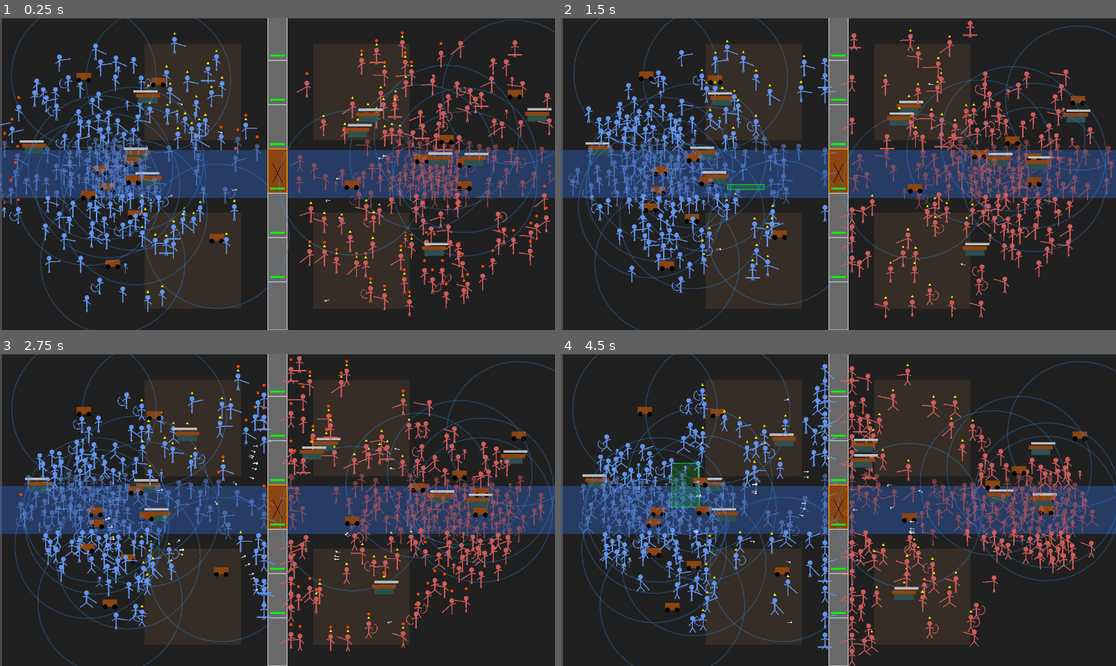
Above: before the commit, frames 1-4 (two rows, left to right).
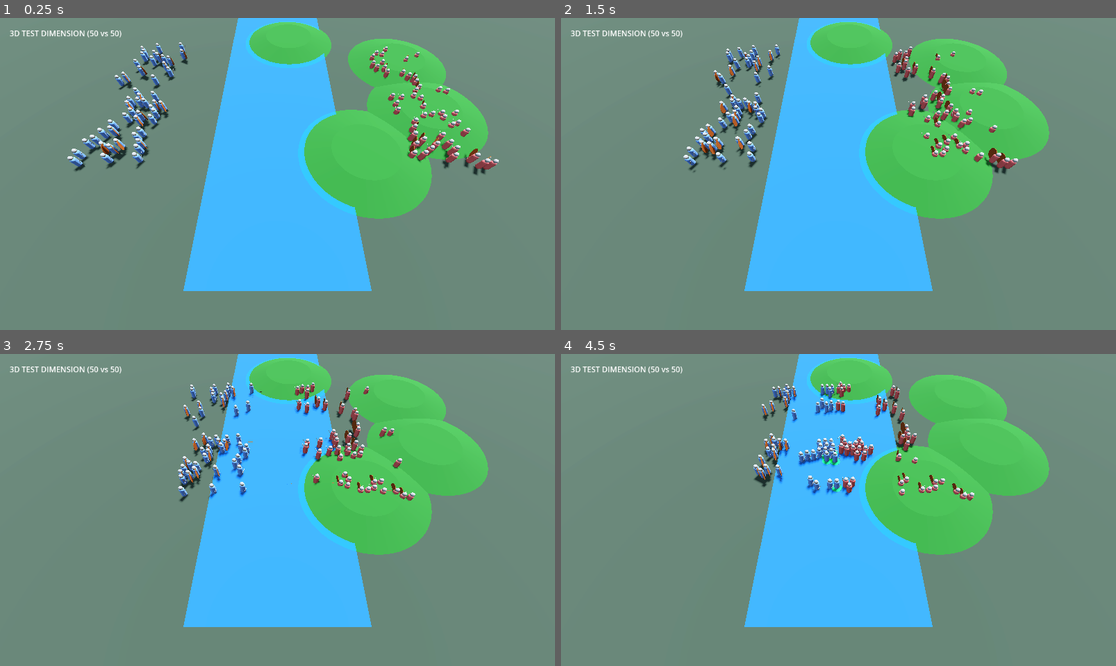
Above: after the commit, the same moments.

Repository: iss0wind-art/1st_game
Game: Godot game, scene res://scenes/Main3D.tscn
The game is run twice, just before and just after one commit, with the same random seed, the same clock (stepped at 60 frames per second) and the same inputs. Before the commit the project starts from res://scenes/Main.tscn.
Inputs (mouse positions are in pixels of both pictures, inside the frame that each line leads up to):
- Up to frame 1 (0.25 s): no input
- Up to frame 2 (1.5 s): tap Enter at 0.5 s; move the mouse to (960, 158) at 0.52 s; hold Ctrl 0.53-1.25 s; click (960, 158) at 0.67 s; drag from (727, 189) to (838, 174) at 1.27 s
- Up to frame 3 (2.75 s): move the mouse to (333, 441) at 2.02 s; hold Ctrl from 2.03 s (still down); click (333, 441) at 2.17 s
- Up to frame 4 (4.5 s): release Ctrl at 2.75 s; drag from (810, 572) to (921, 425) at 2.77 s; move the mouse to (1005, 556) at 3.52 s; hold A 3.53-4.25 s; hold Ctrl 3.53-4.25 s; click (1005, 556) at 3.67 s; drag from (672, 463) to (755, 594) at 4.27 s

The runs differ from the first frame. In frame 1, 100% of the frame differs, in the area x 0-100%, y 0-100%; in frame 2, 100%; in frame 3, 100%; in frame 4, 100%.

Commit message:
Phase 14-18: 3D 대공사 완료 (3D 전환, 랜덤 지형, 무기 애니메이션, 헤드샷 및 고급 RTS 컨트롤 구현)

Diff:
--- a/새-게임-프로젝트/project.godot
+++ b/새-게임-프로젝트/project.godot
@@ -12,7 +12,7 @@
 
 config/name="새 게임 프로젝트"
 config/features=PackedStringArray("4.6", "Forward Plus")
-run/main_scene="res://scenes/Main.tscn"
+run/main_scene="res://scenes/Main3D.tscn"
 config/icon="res://icon.svg"
 
 [dotnet]
--- /dev/null
+++ b/새-게임-프로젝트/scenes/Arrow3D.tscn
@@ -0,0 +1,18 @@
+[gd_scene load_steps=4 format=3]
+
+[ext_resource type="Script" path="res://scripts/Arrow3D.gd" id="1"]
+
+[sub_resource type="BoxMesh" id="2"]
+size = Vector3(0.05, 0.05, 0.8)
+
+[sub_resource type="StandardMaterial3D" id="3"]
+albedo_color = Color(0.4, 0.25, 0.1, 1)
+
+[node name="Arrow3D" type="CharacterBody3D"]
+collision_layer = 4
+collision_mask = 3
+script = ExtResource("1")
+
+[node name="MeshInstance3D" type="MeshInstance3D" parent="."]
+mesh = SubResource("2")
+surface_material_override/0 = SubResource("3")
--- /dev/null
+++ b/새-게임-프로젝트/scenes/Hill3D.tscn
@@ -0,0 +1,30 @@
+[gd_scene load_steps=5 format=3]
+
+[ext_resource type="Script" path="res://scripts/Hill3D.gd" id="1"]
+
+[sub_resource type="CylinderShape3D" id="2"]
+radius = 8.0
+height = 2.0
+
+[sub_resource type="CylinderMesh" id="3"]
+top_radius = 5.0
+bottom_radius = 10.0
+height = 1.5
+
+[sub_resource type="StandardMaterial3D" id="4"]
+albedo_color = Color(0.133333, 0.4, 0.133333, 1)
+
+[node name="Hill3D" type="Area3D"]
+script = ExtResource("1")
+
+[node name="CollisionShape3D" type="CollisionShape3D" parent="."]
+transform = Transform3D(1, 0, 0, 0, 1, 0, 0, 0, 1, 0, 0.5, 0)
+shape = SubResource("2")
+
+[node name="MeshInstance3D" type="MeshInstance3D" parent="."]
+transform = Transform3D(1, 0, 0, 0, 1, 0, 0, 0, 1, 0, 0.5, 0)
+mesh = SubResource("3")
+surface_material_override/0 = SubResource("4")
+
+[connection signal="body_entered" from="." to="." method="_on_body_entered"]
+[connection signal="body_exited" from="." to="." method="_on_body_exited"]
--- /dev/null
+++ b/새-게임-프로젝트/scenes/Main3D.tscn
@@ -0,0 +1,67 @@
+[gd_scene format=3 uid="uid://vc48gjgql0sw"]
+
+[ext_resource type="Script" uid="uid://cab4ftkcfrgh3" path="res://scripts/Spawner3D.gd" id="1"]
+[ext_resource type="Script" uid="uid://diw7upbswc7eh" path="res://scripts/InputManager3D.gd" id="2"]
+
+[sub_resource type="ProceduralSkyMaterial" id="7"]
+sky_top_color = Color(0.384314, 0.454902, 0.54902, 1)
+
+[sub_resource type="Sky" id="8"]
+sky_material = SubResource("7")
+
+[sub_resource type="Environment" id="9"]
+background_mode = 2
+sky = SubResource("8")
+tonemap_mode = 2
+glow_enabled = true
+
+[sub_resource type="PlaneMesh" id="10"]
+size = Vector2(200, 200)
+
+[sub_resource type="StandardMaterial3D" id="11"]
+albedo_color = Color(0.2, 0.25, 0.2, 1)
+
+[sub_resource type="WorldBoundaryShape3D" id="12"]
+
+[node name="Main3D" type="Node3D" unique_id=1191269084]
+
+[node name="WorldEnvironment" type="WorldEnvironment" parent="." unique_id=627910345]
+environment = SubResource("9")
+
+[node name="DirectionalLight3D" type="DirectionalLight3D" parent="." unique_id=1340617883]
+transform = Transform3D(-0.866025, -0.433013, 0.25, 0, 0.5, 0.866025, -0.5, 0.75, -0.433013, 0, 10, 0)
+shadow_enabled = true
+
+[node name="Ground" type="StaticBody3D" parent="." unique_id=1948726815]
+
+[node name="MeshInstance3D" type="MeshInstance3D" parent="Ground" unique_id=1309485235]
+transform = Transform3D(1, 0, 0, 0, 1, 0, 0, 0, 1, -0.01190567, -0.17438507, 0.14792633)
+mesh = SubResource("10")
+surface_material_override/0 = SubResource("11")
+
+[node name="CollisionShape3D" type="CollisionShape3D" parent="Ground" unique_id=856704744]
+shape = SubResource("12")
+
+[node name="Spawner" type="Node3D" parent="." unique_id=296685716]
+script = ExtResource("1")
+
+[node name="InputManager" type="Node3D" parent="." unique_id=1460603911]
+script = ExtResource("2")
+
+[node name="Camera3D" type="Camera3D" parent="." unique_id=2031859423]
+transform = Transform3D(1, 0, 0, 0, 0.5, 0.866025, 0, -0.866025, 0.5, 0, 25, 30)
+far = 500.0
+
+[node name="CanvasLayer" type="CanvasLayer" parent="." unique_id=1060210664]
+
+[node name="SelectionRect" type="Control" parent="CanvasLayer" unique_id=521996701]
+layout_mode = 3
+anchors_preset = 0
+mouse_filter = 2
+
+[node name="Label" type="Label" parent="CanvasLayer" unique_id=350895196]
+offset_left = 20.0
+offset_top = 20.0
+offset_right = 300.0
+offset_bottom = 46.0
+text = "3D TEST DIMENSION (50 vs 50)"
--- /dev/null
+++ b/새-게임-프로젝트/scenes/River3D.tscn
@@ -0,0 +1,26 @@
+[gd_scene load_steps=5 format=3]
+
+[ext_resource type="Script" path="res://scripts/River3D.gd" id="1"]
+
+[sub_resource type="BoxShape3D" id="2"]
+size = Vector3(20, 0.5, 60)
+
+[sub_resource type="BoxMesh" id="3"]
+size = Vector3(20, 0.2, 60)
+
+[sub_resource type="StandardMaterial3D" id="4"]
+albedo_color = Color(0, 0.447059, 1, 0.6)
+transparency = 1
+
+[node name="River3D" type="Area3D"]
+script = ExtResource("1")
+
+[node name="CollisionShape3D" type="CollisionShape3D" parent="."]
+shape = SubResource("2")
+
+[node name="MeshInstance3D" type="MeshInstance3D" parent="."]
+mesh = SubResource("3")
+surface_material_override/0 = SubResource("4")
+
+[connection signal="body_entered" from="." to="." method="_on_body_entered"]
+[connection signal="body_exited" from="." to="." method="_on_body_exited"]
--- /dev/null
+++ b/새-게임-프로젝트/scenes/Unit3D.tscn
@@ -0,0 +1,65 @@
+[gd_scene load_steps=9 format=3]
+
+[ext_resource type="Script" path="res://scripts/Unit3D.gd" id="1"]
+[ext_resource type="PackedScene" path="res://scenes/Arrow3D.tscn" id="2"]
+
+[sub_resource type="CapsuleShape3D" id="3"]
+radius = 0.5
+height = 2.0
+
+[sub_resource type="CapsuleMesh" id="4"]
+radius = 0.4
+height = 1.8
+
+[sub_resource type="CylinderMesh" id="5"]
+top_radius = 0.8
+bottom_radius = 0.8
+height = 0.05
+
+[sub_resource type="StandardMaterial3D" id="6"]
+albedo_color = Color(0, 1, 0, 0.5)
+transparency = 1
+
+[sub_resource type="SphereMesh" id="7"]
+radius = 0.3
+height = 0.6
+
+[sub_resource type="BoxMesh" id="8"]
+size = Vector3(0.1, 0.8, 0.05)
+
+[node name="Unit3D" type="CharacterBody3D" groups=["units"]]
+script = ExtResource("1")
+arrow_scene = ExtResource("2")
+
+[node name="CollisionShape3D" type="CollisionShape3D" parent="."]
+transform = Transform3D(1, 0, 0, 0, 1, 0, 0, 0, 1, 0, 1, 0)
+shape = SubResource("3")
+
+[node name="MeshInstance3D" type="MeshInstance3D" parent="."]
+transform = Transform3D(1, 0, 0, 0, 1, 0, 0, 0, 1, 0, 0.9, 0)
+mesh = SubResource("4")
+
+[node name="Head" type="MeshInstance3D" parent="MeshInstance3D"]
+transform = Transform3D(1, 0, 0, 0, 1, 0, 0, 0, 1, 0, 0.9, 0)
+mesh = SubResource("7")
+
+[node name="SelectionCircle" type="MeshInstance3D" parent="."]
+transform = Transform3D(1, 0, 0, 0, 1, 0, 0, 0, 1, 0, 0.05, 0)
+mesh = SubResource("5")
+surface_material_override/0 = SubResource("6")
+
+[node name="Sword" type="MeshInstance3D" parent="."]
+transform = Transform3D(1, 0, 0, 0, 0.866025, -0.5, 0, 0.5, 0.866025, 0.6, 1.2, -0.4)
+mesh = SubResource("8")
+surface_material_override/0 = SubResource("6")
+
+[node name="Bow" type="Node3D" parent="."]
+transform = Transform3D(1, 0, 0, 0, 1, 0, 0, 0, 1, 0.6, 1.2, -0.2)
+
+[node name="BowMesh" type="MeshInstance3D" parent="Bow"]
+transform = Transform3D(1, 0, 0, 0, -4.37114e-08, -1, 0, 1, -4.37114e-08, 0, 0, 0)
+mesh = SubResource("5")
+
+[node name="CameraArm" type="SpringArm3D" parent="."]
+transform = Transform3D(1, 0, 0, 0, 0.707107, 0.707107, 0, -0.707107, 0.707107, 0, 2, 0)
+spring_length = 10.0
--- /dev/null
+++ b/새-게임-프로젝트/scripts/Arrow3D.gd
@@ -0,0 +1,58 @@
+extends CharacterBody3D
+
+var speed = 25.0
+var damage = 10.0
+var team = 0
+var target_pos = Vector3.ZERO
+var start_pos = Vector3.ZERO
+var gravity = 9.8
+var velocity_vec = Vector3.ZERO
+
+func setup(start, target, t, dmg, _shooter_pos):
+	var distance = start.distance_to(target)
+	# [Phase 17: 3D 명중률 & 퍼짐] 거리에 비례하여 타겟 위치 무작위 오프셋
+	var spread = distance * distance * 0.005 # 3D 스케일에 맞게 조정
+	var random_offset = Vector3(
+		randf_range(-spread, spread),
+		randf_range(-spread, spread),
+		randf_range(-spread, spread)
+	)
+
+	global_position = start
+	target_pos = target + random_offset
+	team = t
+	damage = dmg
+	start_pos = start
+
+	# 탄도학 계산 (물물리적 포물선)
+	var diff = target_pos - start_pos
+	var horizontal_diff = Vector2(diff.x, diff.z)
+	var dist = horizontal_diff.length()
+	var time = dist / speed
+
+	var vx = horizontal_diff.x / time
+	var vz = horizontal_diff.y / time
+	var vy = (diff.y / time) + (0.5 * gravity * time)
+
+	velocity_vec = Vector3(vx, vy, vz)
+
+	# 화살 방향 회전
+	if velocity_vec.length() > 0.1:
+		look_at(global_position + velocity_vec)
+
+func _physics_process(delta):
+	velocity_vec.y -= gravity * delta
+	var collision = move_and_collide(velocity_vec * delta)
+
+	if velocity_vec.length() > 0.1:
+		look_at(global_position + velocity_vec)
+
+	if collision:
+		var collider = collision.get_collider()
+		if collider.has_method("take_damage") and collider.get("team") != team:
+			collider.take_damage(damage, collision.get_position())
+		queue_free()
+
+	# 낙하 처리 (바닥 아래로 내려가면 제거)
+	if global_position.y < -5:
+		queue_free()
--- /dev/null
+++ b/새-게임-프로젝트/scripts/Hill3D.gd
@@ -0,0 +1,10 @@
+extends Area3D
+
+func _on_body_entered(body):
+	if body.has_method("set_elevation"):
+		body.set_elevation(1)
+		print("Unit entered 3D Hill: ", body.name)
+
+func _on_body_exited(body):
+	if body.has_method("set_elevation"):
+		body.set_elevation(0)
--- /dev/null
+++ b/새-게임-프로젝트/scripts/InputManager3D.gd
@@ -0,0 +1,132 @@
+extends Node3D
+
+@onready var camera = get_viewport().get_camera_3d()
+
+var dragging = false
+var start_pos = Vector2.ZERO
+var end_pos = Vector2.ZERO
+var selected_units = []
+
+var last_click_time = 0.0
+var double_click_threshold = 0.3
+var is_attack_mode = false
+
+func _input(event):
+	if event is InputEventKey:
+		if event.keycode == KEY_A and event.pressed:
+			is_attack_mode = true
+			print("Attack Mode Activated - Select Target")
+
+	if event is InputEventMouseButton:
+		# [Phase 18: 마우스 휠 확대/축소]
+		if event.button_index == MOUSE_BUTTON_WHEEL_UP:
+			zoom_camera(-1.5)
+		elif event.button_index == MOUSE_BUTTON_WHEEL_DOWN:
+			zoom_camera(1.5)
+
+		if event.button_index == MOUSE_BUTTON_LEFT:
+			if event.pressed:
+				handle_left_click(event.position)
+				dragging = true
+				start_pos = event.position
+				end_pos = start_pos
+			else:
+				dragging = false
+				if start_pos.distance_to(event.position) > 10:
+					select_units_in_box()
+
+		elif event.button_index == MOUSE_BUTTON_RIGHT and event.pressed:
+			is_attack_mode = false
+			var target_data = get_raycast_result(event.position)
+			if target_data.has("position"):
+				issue_command(target_data.position, target_data.get("collider"))
+
+	if event is InputEventMouseMotion and dragging:
+		end_pos = event.position
+
+func zoom_camera(delta):
+	if not camera: camera = get_viewport().get_camera_3d()
+	if camera:
+		var new_y = clamp(camera.position.y + delta, 5.0, 60.0)
+		var ratio = new_y / camera.position.y
+		camera.position.y = new_y
+		camera.position.z *= ratio # 높이에 맞춰 거리도 비례 조절
+		print("Camera Zoom Level (Y): ", new_y)
+
+func handle_left_click(mouse_pos):
+	var now = Time.get_ticks_msec() / 1000.0
+	var is_double = (now - last_click_time) < double_click_threshold
+	last_click_time = now
+
+	var target_data = get_raycast_result(mouse_pos)
+	var collider = target_data.get("collider")
+
+	# [Phase 18: 집중 공격(A+클릭)]
+	if is_attack_mode:
+		if collider and collider.is_in_group("enemies"):
+			issue_command(target_data.position, collider)
+			is_attack_mode = false
+			return
+		is_attack_mode = false # 적을 안 눌렀으면 해제
+
+	# [Phase 18: 스마트 선택(더블클릭/Ctrl+클릭)]
+	if collider and collider.is_in_group("players"):
+		if is_double or Input.is_key_pressed(KEY_CTRL):
+			select_same_class_units(collider.get("unit_class"))
+			return
+
+		# 단일 선택
+		clear_selection()
+		collider.is_selected = true
+		selected_units.append(collider)
+
+func select_same_class_units(u_class):
+	clear_selection()
+	for unit in get_tree().get_nodes_in_group("players"):
+		if unit.get("unit_class") == u_class:
+			unit.is_selected = true
+			selected_units.append(unit)
+	print("Selected All: ", u_class)
+
+func clear_selection():
+	for unit in selected_units:
+		if is_instance_valid(unit):
+			unit.is_selected = false
+	selected_units.clear()
+
+func select_units_in_box():
+	clear_selection()
+
+	var rect = Rect2(start_pos, end_pos - start_pos).abs()
+
+	# 드래그 거리가 짧으면 클릭으로 처리 (여기서는 단순화)
+	for unit in get_tree().get_nodes_in_group("players"):
+		var screen_pos = camera.unproject_position(unit.global_position)
+		if rect.has_point(screen_pos):
+			unit.is_selected = true
+			selected_units.append(unit)
+
+func get_raycast_result(mouse_pos):
+	var from = camera.project_ray_origin(mouse_pos)
+	var to = from + camera.project_ray_normal(mouse_pos) * 1000.0
+	var space_state = get_world_3d().direct_space_state
+	var query = PhysicsRayQueryParameters3D.create(from, to)
+	return space_state.intersect_ray(query)
+
+func issue_command(pos, collider):
+	if selected_units.size() == 0: return
+
+	var target_unit = null
+	if collider and collider.is_in_group("enemies"):
+		target_unit = collider
+
+	for i in range(selected_units.size()):
+		var unit = selected_units[i]
+		if not is_instance_valid(unit): continue
+
+		if target_unit:
+			unit.give_attack_command(target_unit)
+		else:
+			# 대열 간격 (3D 스케일에 맞게 조정)
+			var offset = Vector3((i % 7) * 2.0, 0, (i / 7) * 2.0)
+			unit.give_move_command(pos + offset)
--- /dev/null
+++ b/새-게임-프로젝트/scripts/River3D.gd
@@ -0,0 +1,10 @@
+extends Area3D
+
+func _on_body_entered(body):
+	if body.get("is_in_water") != null:
+		body.is_in_water = true
+		print("Unit entered 3D River: ", body.name)
+
+func _on_body_exited(body):
+	if body.get("is_in_water") != null:
+		body.is_in_water = false
--- /dev/null
+++ b/새-게임-프로젝트/scripts/Spawner3D.gd
@@ -0,0 +1,48 @@
+extends Node3D
+
+@export var unit_scene: PackedScene = preload("res://scenes/Unit3D.tscn")
+@export var hill_scene: PackedScene = preload("res://scenes/Hill3D.tscn")
+@export var river_scene: PackedScene = preload("res://scenes/River3D.tscn")
+@export var spawn_count: int = 50
+
+func _ready():
+	spawn_terrain()
+	spawn_battle()
+
+func spawn_terrain():
+	# 강 배치 (중앙 관통)
+	if river_scene:
+		var river = river_scene.instantiate()
+		river.position = Vector3(0, 0, 0)
+		add_child(river)
+
+	# 언덕 배치 (랜덤 3~4개)
+	if hill_scene:
+		for i in range(3 + randi() % 2):
+			var hill = hill_scene.instantiate()
+			hill.position = Vector3(randf_range(-30, 30), 0, randf_range(-20, 20))
+			add_child(hill)
+
+func spawn_battle():
+	# Team 0 (Blue) - Left Side
+	for i in range(spawn_count):
+		var unit = unit_scene.instantiate()
+		unit.team = 0
+		unit.position = Vector3(-20 - randf() * 10, 0, (randf() - 0.5) * 30)
+		# 랜덤 병종 부여 (전투병 중심)
+		var roll = randf()
+		if roll < 0.6: unit.unit_class = 0 # Swordman
+		elif roll < 0.9: unit.unit_class = 2 # Archer
+		else: unit.unit_class = 8 # Supply Wagon
+		add_child(unit)
+
+	# Team 1 (Red) - Right Side
+	for i in range(spawn_count):
+		var unit = unit_scene.instantiate()
+		unit.team = 1
+		unit.position = Vector3(20 + randf() * 10, 0, (randf() - 0.5) * 30)
+		var roll = randf()
+		if roll < 0.6: unit.unit_class = 0
+		elif roll < 0.9: unit.unit_class = 2
+		else: unit.unit_class = 8
+		add_child(unit)
--- /dev/null
+++ b/새-게임-프로젝트/scripts/Unit3D.gd
@@ -0,0 +1,290 @@
+extends CharacterBody3D
+
+enum UnitClass { SWORDMAN, SPEARMAN, ARCHER, CAVALRY, KNIGHT, PRIEST, CITIZEN, SIEGE, SUPPLY_WAGON }
+
+@export var unit_class: UnitClass = UnitClass.SWORDMAN
+@export var team: int = 0
+@export var arrow_scene: PackedScene
+@export var speed: float = 5.0
+@export var health: float = 100.0
+@export var attack_range: float = 2.0
+@export var damage: float = 10.0
+@export var attack_cooldown: float = 1.0
+
+# RTS 및 전술 변수 (2D에서 이식)
+var is_selected: bool = false
+var command_pos: Vector3 = Vector3.ZERO
+var has_command: bool = false
+var command_target_unit: Node3D = null
+
+# 지형 효과 변수 (Phase 15)
+var is_in_water: bool = false
+var elevation: int = 0
+var water_speed_mult: float = 0.5
+
+var is_supplied: bool = true
+var supply_timer: float = 15.0
+var stamina: float = 100.0
+var stationary_timer: float = 0.0
+var is_ambushing: bool = false
+var rage_timer: float = 0.0
+var morale_type: int = 0
+var morale_timer: float = 0.0
+
+var target: Node3D = null
+var attack_timer: float = 0.0
+var ai_update_timer: float = 0.0
+var ai_update_interval: float = 0.2
+var cached_separation: Vector3 = Vector3.ZERO
+var surrounding_enemies_count: int = 0
+
+@onready var mesh_instance = $MeshInstance3D
+@onready var selection_circle = $SelectionCircle
+@onready var sword = $Sword
+@onready var bow = $Bow
+
+var attack_anim_time: float = 0.0
+
+func _ready():
+	ai_update_timer = randf() * ai_update_interval
+	setup_class_stats()
+	add_to_group("units")
+	add_to_group("players" if team == 0 else "enemies")
+	if unit_class == UnitClass.SUPPLY_WAGON:
+		add_to_group("supply_sources")
+
+	setup_visuals()
+
+func setup_visuals():
+	# 팀 색상 설정
+	var mat = StandardMaterial3D.new()
+	mat.albedo_color = Color.CORNFLOWER_BLUE if team == 0 else Color.INDIAN_RED
+	mesh_instance.set_surface_override_material(0, mat)
+	selection_circle.visible = false
+
+	# 무기 보이기/숨기기
+	sword.visible = (unit_class == UnitClass.SWORDMAN or unit_class == UnitClass.KNIGHT or unit_class == UnitClass.CAVALRY)
+	bow.visible = (unit_class == UnitClass.ARCHER)
+
+	if sword.visible:
+		var s_mat = StandardMaterial3D.new()
+		s_mat.albedo_color = Color.SILVER
+		sword.set_surface_override_material(0, s_mat)
+
+	if bow.visible:
+		var b_mat = StandardMaterial3D.new()
+		b_mat.albedo_color = Color.SADDLE_BROWN
+		$Bow/BowMesh.set_surface_override_material(0, b_mat)
+
+func setup_class_stats():
+	match unit_class:
+		UnitClass.SWORDMAN:
+			speed = 6.0; attack_range = 2.5; damage = 22.0; health = 160.0
+		UnitClass.SPEARMAN:
+			speed = 5.0; attack_range = 4.0; damage = 12.0; health = 110.0
+		UnitClass.ARCHER:
+			speed = 4.5; attack_range = 15.0; damage = 12.0; health = 80.0; attack_cooldown = 2.0
+		UnitClass.CAVALRY:
+			speed = 10.0; attack_range = 3.0; damage = 20.0; health = 150.0; attack_cooldown = 1.2
+		UnitClass.KNIGHT:
+			speed = 7.0; attack_range = 3.5; damage = 50.0; health = 1000.0; attack_cooldown = 0.4
+		UnitClass.SUPPLY_WAGON:
+			speed = 4.0; health = 200.0
+
+func _physics_process(delta):
+	if health <= 0:
+		queue_free()
+		return
+
+	# RTS 선택 비주얼
+	selection_circle.visible = is_selected
+
+	# [Phase 11: 피로도 및 상태 관리]
+	update_state(delta)
+
+	# [Phase 16: 무기 애니메이션]
+	if attack_anim_time > 0:
+		attack_anim_time -= delta * 3.0
+		update_weapon_animation()
+	else:
+		reset_weapon_pose()
+
+	ai_update_timer -= delta
+	if ai_update_timer <= 0:
+		ai_update_timer = ai_update_interval
+		find_closest_target()
+		check_supply()
+		update_surrounding_count()
+
+	attack_timer -= delta
+
+	var current_speed = speed
+	apply_modifiers(current_speed)
+
+	handle_movement(delta, current_speed)
+
+func update_state(delta):
+	# 스태미너
+	if velocity.length() > 1.0 or attack_timer > 0:
+		stamina = max(0, stamina - 2.0 * delta)
+	else:
+		stamina = min(100.0, stamina + 5.0 * delta)
+
+	# 매복
+	if velocity.length() < 0.5:
+		stationary_timer += delta
+		if stationary_timer >= 10.0: is_ambushing = true
+	else:
+		stationary_timer = 0; is_ambushing = false
+
+	# 보급
+	if not is_supplied: supply_timer -= delta
+	else: supply_timer = min(15.0, supply_timer + delta * 2.0)
+
+func apply_modifiers(ref_speed):
+	if stamina < 20.0: ref_speed *= 0.6
+	if supply_timer <= 0: ref_speed *= 0.5
+	if morale_type == 1: ref_speed *= 1.5
+	elif morale_type == -1: ref_speed *= 0.6
+	if is_in_water: ref_speed *= water_speed_mult
+
+func set_elevation(val):
+	elevation = val
+	if elevation > 0:
+		print("Elevation Bonus Activated for: ", name)
+
+func handle_movement(delta, move_speed):
+	var move_dir = Vector3.ZERO
+	var current_range = attack_range
+	if elevation > 0 and unit_class == UnitClass.ARCHER:
+		current_range *= 1.5
+
+	if has_command:
+		var to_pos = command_pos - global_position
+		to_pos.y = 0
+		if to_pos.length() > 1.0:
+			move_dir = to_pos.normalized()
+		else:
+			has_command = false
+	elif is_instance_valid(command_target_unit):
+		var to_target = command_target_unit.global_position - global_position
+		to_target.y = 0
+		if to_target.length() > current_range:
+			move_dir = to_target.normalized()
+		else:
+			if attack_timer <= 0: perform_attack()
+	elif is_instance_valid(target):
+		var to_target = target.global_position - global_position
+		to_target.y = 0
+		if to_target.length() > current_range:
+			move_dir = to_target.normalized()
+		else:
+			if attack_timer <= 0: perform_attack()
+
+	if move_dir != Vector3.ZERO:
+		velocity = move_dir * move_speed
+		# 회전
+		var target_basis = Basis.looking_at(move_dir)
+		basis = basis.slerp(target_basis, 0.1)
+	else:
+		velocity = velocity.move_toward(Vector3.ZERO, 0.5)
+
+	move_and_slide()
+
+func perform_attack():
+	var cur_target = command_target_unit if is_instance_valid(command_target_unit) else target
+	if not cur_target: return
+
+	var final_dmg = damage
+	if elevation > 0:
+		final_dmg *= 1.2
+
+	# 상성 및 전술 보너스 (2D 로직 기반)
+	if is_ambushing: final_dmg *= 3.0; is_ambushing = false
+
+	if stamina < 20.0: attack_timer = attack_cooldown * 1.5
+	else: attack_timer = attack_cooldown
+
+	# [Phase 16: 애니메이션 시작]
+	attack_anim_time = 1.0
+
+	if unit_class == UnitClass.ARCHER and arrow_scene:
+		var arrow = arrow_scene.instantiate()
+		get_parent().add_child(arrow)
+		arrow.setup(global_position + Vector3(0, 1.5, 0), cur_target.global_position, team, final_dmg, global_position)
+	else:
+		if cur_target.has_method("take_damage"):
+			cur_target.take_damage(final_dmg)
+
+func update_weapon_animation():
+	var t = attack_anim_time
+	if unit_class == UnitClass.ARCHER:
+		# 활 당기기: Z축으로 살짝 뒤로 밀림
+		bow.position.z = -0.2 + (sin(t * PI) * -0.2)
+	else:
+		# 칼 휘두르기: X축 회전
+		var swing = sin(t * PI) * PI / 2.0
+		sword.rotation.x = deg_to_rad(-30.0) + swing
+
+func reset_weapon_pose():
+	if unit_class == UnitClass.ARCHER:
+		bow.position = Vector3(0.6, 1.2, -0.2)
+		bow.rotation = Vector3.ZERO
+	else:
+		sword.position = Vector3(0.6, 1.2, -0.4)
+		sword.rotation = Vector3(deg_to_rad(-30.0), 0, 0)
+
+func take_damage(amount, hit_pos: Vector3 = Vector3.ZERO):
+	var final_amount = amount
+
+	# [Phase 17: 헤드샷 판정]
+	# 유닛의 높이가 2.0인데, hit_pos.y가 로컬 좌표에서 1.6 이상이면 머리로 간주
+	if hit_pos != Vector3.ZERO:
+		var local_hit_pos = to_local(hit_pos)
+		if local_hit_pos.y > 1.6:
+			final_amount *= 2.5
+			print("Critical Headshot! Damage x2.5: ", final_amount)
+			flash_head_color()
+
+	health -= final_amount
+
+func flash_head_color():
+	var head = get_node_or_null("MeshInstance3D/Head")
+	if head:
+		var mat = StandardMaterial3D.new()
+		mat.albedo_color = Color.GOLD
+		head.set_surface_override_material(0, mat)
+		await get_tree().create_timer(0.2).timeout
+		head.set_surface_override_material(0, null)
+
+func check_supply():
+	var dist_limit = 15.0 # 3D 스케일
+	var found = false
+	for source in get_tree().get_nodes_in_group("supply_sources"):
+		if source.team == self.team and global_position.distance_to(source.global_position) < dist_limit:
+			found = true; break
+	is_supplied = found
+
+func find_closest_target():
+	var enemy_group = "enemies" if team == 0 else "players"
+	var enemies = get_tree().get_nodes_in_group(enemy_group)
+	var min_dist = INF
+	var found_target = null
+	for e in enemies:
+		var d = global_position.distance_to(e.global_position)
+		if d < min_dist:
+			min_dist = d; found_target = e
+	target = found_target
+
+func update_surrounding_count():
+	var enemy_group = "enemies" if team == 0 else "players"
+	var count = 0
+	for enemy in get_tree().get_nodes_in_group(enemy_group):
+		if global_position.distance_to(enemy.global_position) < 5.0:
+			count += 1
+	surrounding_enemies_count = count
+
+func give_move_command(pos: Vector3):
+	command_pos = pos; has_command = true; command_target_unit = null
+func give_attack_command(node: Node3D):
+	command_target_unit = node; has_command = false
Not shown, added: 새-게임-프로젝트/scripts/Arrow3D.gd.uid
Not shown, added: 새-게임-프로젝트/scripts/Hill3D.gd.uid
Not shown, added: 새-게임-프로젝트/scripts/InputManager3D.gd.uid
Not shown, added: 새-게임-프로젝트/scripts/River3D.gd.uid
Not shown, added: 새-게임-프로젝트/scripts/Spawner3D.gd.uid
Not shown, added: 새-게임-프로젝트/scripts/Unit3D.gd.uid
